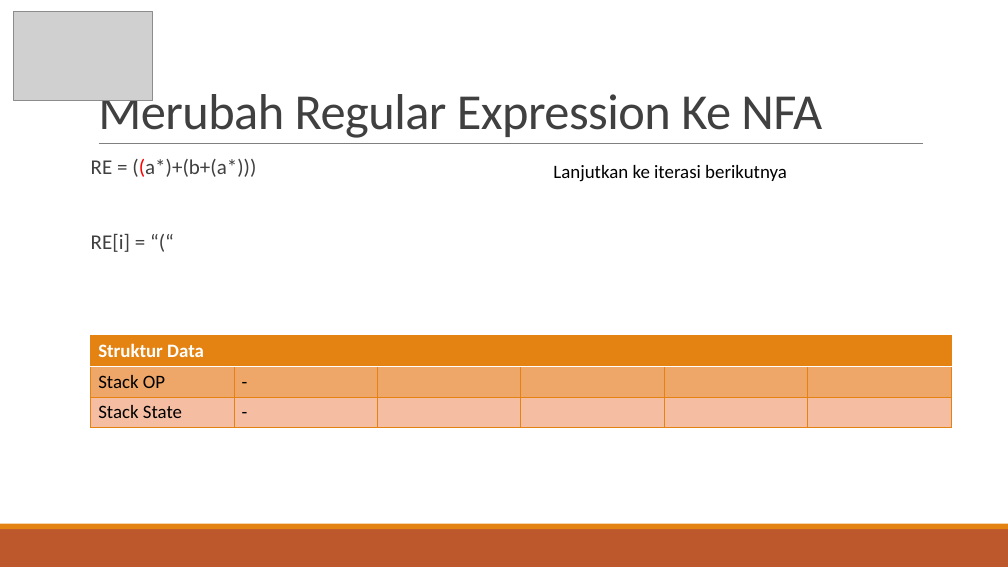
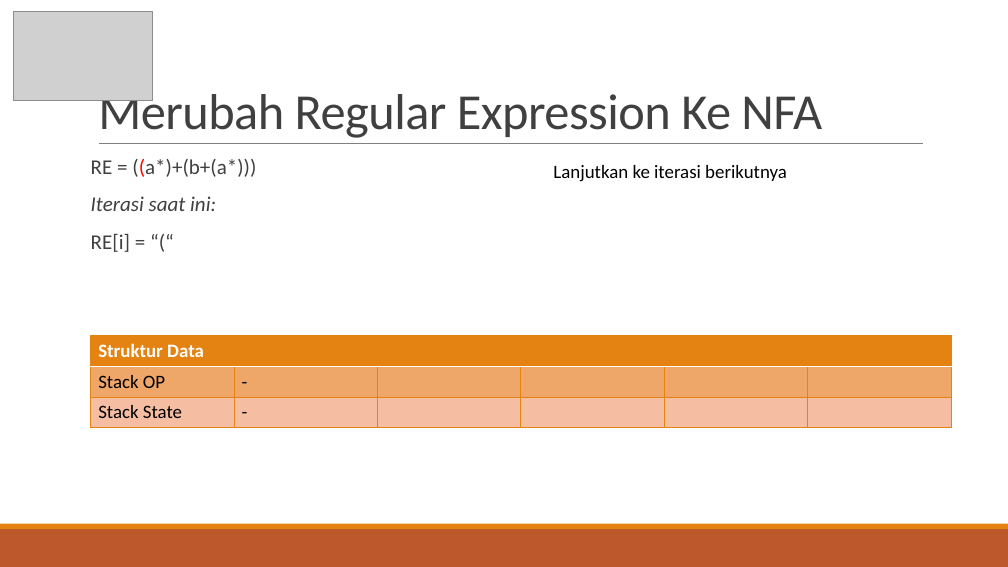
Before and after one commit to ryusan/TA-CTSTRING, a slide deck: slide 14 of 5111100079 Presentasi.pptx. Drawn at 1008x567 pixels with LibreOffice and Linux fonts; fonts in the diff are those of the drawing; grey boxes stand for pictures. Boxes give left, top, right and bottom in pixels: in the first picture for what was removed or moved away, otherwise in the second. Text is boxed around its words. In the diff, an @@ line names an element or a change of style, - is before the commit and + after.

```diff
--- a/5111100079 Presentasi.pptx
+++ b/5111100079 Presentasi.pptx
@@ text at <box>91,196,216,211</box>: paragraph added @@
+Iterasi saat ini:
```
Also in this commit, not shown: 43 other slides changed, 3 slides added, 2 slides removed, 51 other files.
